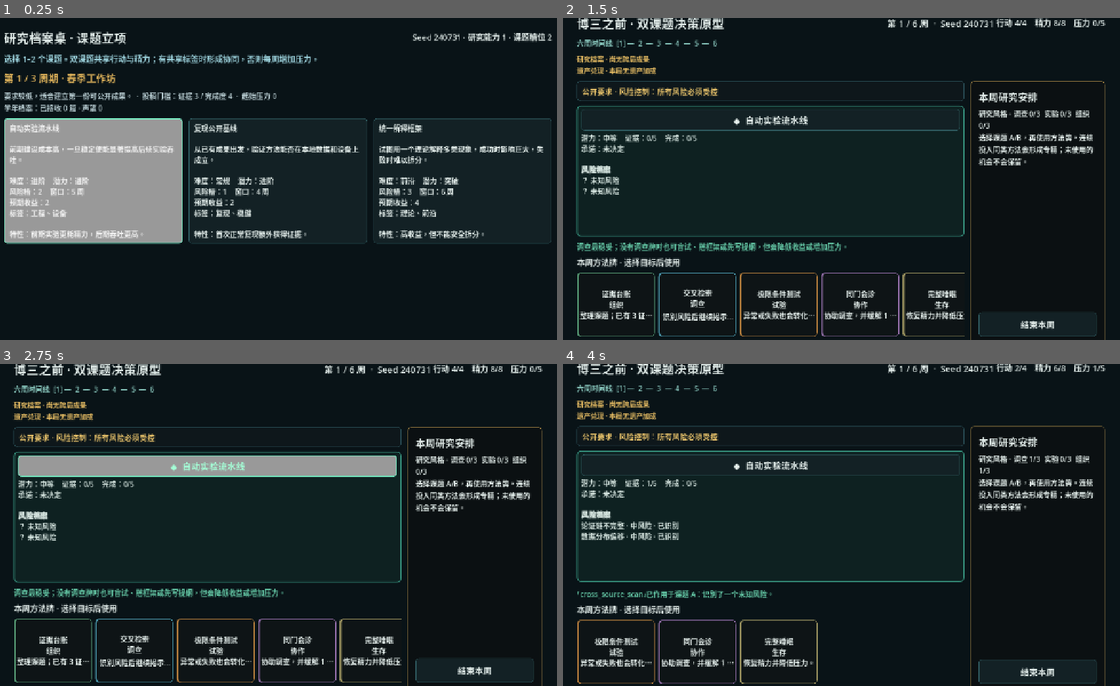
Above: before the commit, frames 1-4 (two rows, left to right).
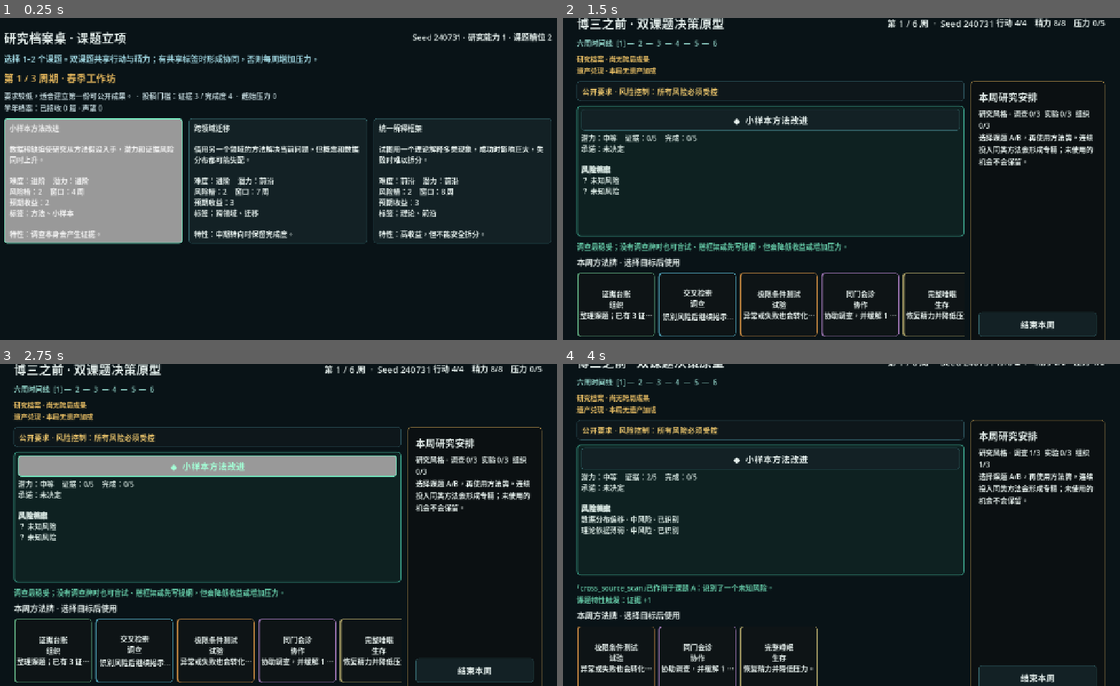
Above: after the commit, the same moments.

Repository: wangyuanjie035-creator/-test
Game: Godot game, scene res://scenes/topic_pool/dynamic_topic_entry.tscn
The game is run twice, just before and just after one commit, with the same random seed, the same clock (stepped at 60 frames per second) and the same inputs.
Inputs (mouse positions are in pixels of both pictures, inside the frame that each line leads up to):
- Up to frame 1 (0.25 s): no input
- Up to frame 2 (1.5 s): click (657, 182) at 0.5 s, where only the run before the commit has a clickable "自动实验流水线 前期建设成本高，一旦稳定便能显著提高后续实…"; click "开始研究周期（1 个课题）" at 1.25 s
- Up to frame 3 (2.75 s): click "◆ 自动实验流水线" (after the commit: "◆ 小样本方法改进") at 2 s
- Up to frame 4 (4 s): click "证据台账 组织 整理课题；已有 3 证据时额外获得 1 完…" at 2.75 s; click "交叉检索 调查 识别风险后继续揭示另一个未知风险，但压力 …" at 3.5 s

The runs differ from the first frame. In frame 1, 2.1% of the frame differs, in the area x 1-83%, y 32-69%; in frame 2, 0.2%; in frame 3, 0.1%; in frame 4, 15%, in the area x 2-98%, y 0-100%.

Commit message:
feat: enforce topic generation compatibility

Diff:
--- a/data/topic_pool/archetypes/automatic_pipeline.tres
+++ b/data/topic_pool/archetypes/automatic_pipeline.tres
@@ -25,3 +25,4 @@
 risk_pool = Array[Resource]([ExtResource("2"), ExtResource("3"), ExtResource("4"), ExtResource("5")])
 generation_tags = PackedStringArray("engineering", "existing_data", "technical_risk", "reproducibility_risk", "long_horizon")
 required_method_routes = PackedStringArray("experiment>organization", "investigation>experiment")
+allowed_risk_kinds = PackedInt32Array(1, 2, 3)
--- a/data/topic_pool/archetypes/baseline_reproduction.tres
+++ b/data/topic_pool/archetypes/baseline_reproduction.tres
@@ -25,4 +25,5 @@
 risk_pool = Array[Resource]([ExtResource("2"), ExtResource("3"), ExtResource("4"), ExtResource("5")])
 generation_tags = PackedStringArray("empirical", "existing_data", "reproducibility_risk", "stable_window")
 required_method_routes = PackedStringArray("investigation>experiment", "organization>experiment")
+allowed_risk_kinds = PackedInt32Array(1, 2, 3)
 safe_fallback = true
--- a/data/topic_pool/archetypes/cross_domain_transfer.tres
+++ b/data/topic_pool/archetypes/cross_domain_transfer.tres
@@ -26,3 +26,4 @@
 generation_tags = PackedStringArray("theory", "simulation", "theory_risk", "expression_risk", "long_horizon")
 forbidden_context_tags = PackedStringArray("wet_lab_only")
 required_method_routes = PackedStringArray("investigation>writing", "organization>writing")
+allowed_risk_kinds = PackedInt32Array(0, 1, 3)
--- a/data/topic_pool/archetypes/data_cleanup_study.tres
+++ b/data/topic_pool/archetypes/data_cleanup_study.tres
@@ -25,4 +25,5 @@
 risk_pool = Array[Resource]([ExtResource("2"), ExtResource("3"), ExtResource("4"), ExtResource("5")])
 generation_tags = PackedStringArray("empirical", "existing_data", "data_risk", "stable_window")
 required_method_routes = PackedStringArray("investigation>organization", "organization>writing")
+allowed_risk_kinds = PackedInt32Array(1, 2, 3)
 safe_fallback = true
--- a/data/topic_pool/archetypes/multimodal_fusion.tres
+++ b/data/topic_pool/archetypes/multimodal_fusion.tres
@@ -25,3 +25,4 @@
 risk_pool = Array[Resource]([ExtResource("2"), ExtResource("3"), ExtResource("4"), ExtResource("5")])
 generation_tags = PackedStringArray("synthesis", "multi_source", "data_risk", "technical_risk", "long_horizon")
 required_method_routes = PackedStringArray("investigation>organization", "collaboration>organization")
+allowed_risk_kinds = PackedInt32Array(0, 1, 2, 3)
--- a/data/topic_pool/archetypes/real_world_deployment.tres
+++ b/data/topic_pool/archetypes/real_world_deployment.tres
@@ -26,3 +26,4 @@
 generation_tags = PackedStringArray("exploratory", "new_collection", "technical_risk", "competition_risk", "long_horizon")
 requires_context_tags = PackedStringArray("advanced_equipment")
 required_method_routes = PackedStringArray("investigation>experiment", "collaboration>experiment")
+allowed_risk_kinds = PackedInt32Array(1, 2, 3)
--- a/data/topic_pool/archetypes/small_sample_method.tres
+++ b/data/topic_pool/archetypes/small_sample_method.tres
@@ -25,3 +25,4 @@
 risk_pool = Array[Resource]([ExtResource("2"), ExtResource("3"), ExtResource("4"), ExtResource("5")])
 generation_tags = PackedStringArray("exploratory", "scarce_data", "data_risk", "stable_window")
 required_method_routes = PackedStringArray("investigation>organization", "collaboration>experiment")
+allowed_risk_kinds = PackedInt32Array(0, 1, 3)
--- a/data/topic_pool/archetypes/theory_unification.tres
+++ b/data/topic_pool/archetypes/theory_unification.tres
@@ -26,3 +26,4 @@
 generation_tags = PackedStringArray("theory", "simulation", "theory_risk", "expression_risk", "long_horizon")
 forbidden_context_tags = PackedStringArray("wet_lab_only")
 required_method_routes = PackedStringArray("investigation>writing", "organization>writing")
+allowed_risk_kinds = PackedInt32Array(0, 3)
--- /dev/null
+++ b/scripts/tools/validate_topic_generation_compatibility.gd
@@ -0,0 +1,98 @@
+extends SceneTree
+
+const CATALOG: ResearchTopicCatalog = preload(
+	"res://data/topic_pool/starter_topic_catalog.tres"
+)
+
+
+func _initialize() -> void:
+	if not CATALOG.is_valid_catalog():
+		_fail("Topic catalog compatibility metadata is invalid.")
+		return
+	if not _validate_opening_candidates():
+		return
+	if not _validate_context_filter():
+		return
+	if not _validate_method_route_filter():
+		return
+	if not _validate_late_unlock():
+		return
+	print("TOPIC_GENERATION_COMPATIBILITY: PASS")
+	quit(0)
+
+
+func _validate_opening_candidates() -> bool:
+	for run_seed: int in [240731, 1784352143, 90177, 44021]:
+		var generator: ResearchTopicGenerator = _new_generator(run_seed, 0)
+		var candidates: Array[ResearchTopicCandidate] = generator.generate_candidates(3)
+		if candidates.size() != 3:
+			return _fail("Opening generation did not return three legal candidates.")
+		for candidate: ResearchTopicCandidate in candidates:
+			if candidate.archetype.minimum_growth_rank > 0:
+				return _fail("Opening generation bypassed growth rank.")
+			if not _candidate_risks_are_compatible(candidate):
+				return _fail("Opening generation produced an incompatible risk.")
+			if candidate.archetype.required_method_routes.size() < 2:
+				return _fail("Candidate has fewer than two declared routes.")
+	return true
+
+
+func _validate_context_filter() -> bool:
+	var generator: ResearchTopicGenerator = _new_generator(240731, 1)
+	generator.configure_context(PackedStringArray(["wet_lab_only"]))
+	var candidates: Array[ResearchTopicCandidate] = generator.generate_candidates(5)
+	for candidate: ResearchTopicCandidate in candidates:
+		if candidate.archetype.forbidden_context_tags.has("wet_lab_only"):
+			return _fail("Forbidden context did not filter a theory-only topic.")
+	return true
+
+
+func _validate_method_route_filter() -> bool:
+	var generator: ResearchTopicGenerator = _new_generator(240731, 0)
+	generator.configure_context(
+		PackedStringArray(),
+		PackedStringArray(["investigation", "experiment"])
+	)
+	var candidates: Array[ResearchTopicCandidate] = generator.generate_candidates(3)
+	if not candidates.is_empty():
+		return _fail("Generator accepted topics without two available method routes.")
+	if generator.generation_diagnostics.is_empty():
+		return _fail("Rejected generation did not produce diagnostics.")
+	return true
+
+
+func _validate_late_unlock() -> bool:
+	var deployment_seen: bool = false
+	for seed_offset: int in range(40):
+		var generator: ResearchTopicGenerator = _new_generator(7000 + seed_offset, 2)
+		generator.configure_context(PackedStringArray(["advanced_equipment"]))
+		for candidate: ResearchTopicCandidate in generator.generate_candidates(5):
+			if candidate.archetype.id == &"real_world_deployment":
+				deployment_seen = true
+				break
+		if deployment_seen:
+			break
+	if not deployment_seen:
+		return _fail("Late growth never unlocked the advanced equipment topic.")
+	return true
+
+
+func _candidate_risks_are_compatible(candidate: ResearchTopicCandidate) -> bool:
+	for risk: DualTopicRiskDefinition in candidate.risks:
+		if not candidate.archetype.allowed_risk_kinds.has(int(risk.kind)):
+			return false
+	return true
+
+
+func _new_generator(run_seed: int, growth_rank: int) -> ResearchTopicGenerator:
+	var generator := ResearchTopicGenerator.new()
+	var typed_archetypes: Array[ResearchTopicArchetype] = []
+	typed_archetypes.assign(CATALOG.archetypes)
+	assert(generator.setup(run_seed, growth_rank, typed_archetypes))
+	return generator
+
+
+func _fail(message: String) -> bool:
+	push_error(message)
+	quit(1)
+	return false
--- a/scripts/topic_pool/data/research_topic_archetype.gd
+++ b/scripts/topic_pool/data/research_topic_archetype.gd
@@ -33,6 +33,7 @@
 @export var requires_context_tags: PackedStringArray = []
 @export var forbidden_context_tags: PackedStringArray = []
 @export var required_method_routes: PackedStringArray = []
+@export var allowed_risk_kinds: PackedInt32Array = []
 @export var safe_fallback: bool = false
 
 
@@ -52,4 +53,5 @@
 		and risk_pool.size() >= base_risk_count
 		and not generation_tags.is_empty()
 		and required_method_routes.size() >= 2
+		and allowed_risk_kinds.size() >= base_risk_count
 	)
--- a/scripts/topic_pool/model/research_topic_candidate.gd
+++ b/scripts/topic_pool/model/research_topic_candidate.gd
@@ -44,4 +44,6 @@
 		"deadline_weeks": deadline_weeks,
 		"risk_ids": risk_ids,
 		"special_rule": special_rule,
+		"generation_tags": archetype.generation_tags,
+		"required_method_routes": archetype.required_method_routes,
 	}
--- a/scripts/topic_pool/model/research_topic_generator.gd
+++ b/scripts/topic_pool/model/research_topic_generator.gd
@@ -3,10 +3,15 @@
 
 const MIN_CANDIDATES := 3
 const MAX_CANDIDATES := 5
+const MAX_GENERATION_ATTEMPTS := 20
 
 var seed: int = 1
 var growth_rank: int = 0
 var archetypes: Array[ResearchTopicArchetype] = []
+var context_tags: PackedStringArray = []
+var available_method_categories: PackedStringArray = []
+var generation_diagnostics: Array[String] = []
+var fallback_count: int = 0
 var _rng: RandomNumberGenerator = RandomNumberGenerator.new()
 
 
@@ -25,31 +30,117 @@
 	seed = maxi(1, run_seed)
 	growth_rank = clampi(player_growth_rank, 0, 3)
 	archetypes = source_archetypes.duplicate()
+	context_tags = []
+	available_method_categories = _default_method_categories()
+	generation_diagnostics.clear()
+	fallback_count = 0
 	_rng.seed = seed
 	return true
 
 
+func configure_context(
+	current_context_tags: PackedStringArray,
+	current_method_categories: PackedStringArray = []
+) -> void:
+	context_tags = current_context_tags.duplicate()
+	available_method_categories = (
+		_default_method_categories()
+		if current_method_categories.is_empty()
+		else current_method_categories.duplicate()
+	)
+
+
 func generate_candidates(requested_count: int = 0) -> Array[ResearchTopicCandidate]:
+	generation_diagnostics.clear()
+	fallback_count = 0
 	var count: int = requested_count
 	if count <= 0:
 		count = _rng.randi_range(MIN_CANDIDATES, MAX_CANDIDATES)
-	count = clampi(count, MIN_CANDIDATES, mini(MAX_CANDIDATES, archetypes.size()))
-	var pool: Array[ResearchTopicArchetype] = archetypes.duplicate()
+	count = clampi(count, MIN_CANDIDATES, MAX_CANDIDATES)
+	var pool: Array[ResearchTopicArchetype] = _eligible_archetypes()
+	if pool.size() < count:
+		generation_diagnostics.append(
+			"eligible_pool_too_small:%d/%d" % [pool.size(), count]
+		)
+		count = pool.size()
 	var generated: Array[ResearchTopicCandidate] = []
 	for index: int in range(count):
+		var candidate: ResearchTopicCandidate = _try_create_candidate(pool, index)
+		if candidate == null:
+			candidate = _create_safe_fallback(index, generated)
+		if candidate == null:
+			generation_diagnostics.append("candidate_generation_failed:%d" % index)
+			break
+		generated.append(candidate)
+		_remove_archetype(pool, candidate.archetype)
+	return generated
+
+
+func _try_create_candidate(
+	pool: Array[ResearchTopicArchetype],
+	index: int
+) -> ResearchTopicCandidate:
+	for attempt: int in range(MAX_GENERATION_ATTEMPTS):
 		var chosen_index: int = _choose_weighted_index(pool)
 		if chosen_index < 0:
-			break
-		var archetype: ResearchTopicArchetype = pool.pop_at(chosen_index)
-		generated.append(_create_candidate(archetype, index))
-	return generated
+			return null
+		var archetype: ResearchTopicArchetype = pool[chosen_index]
+		var candidate: ResearchTopicCandidate = _create_candidate(archetype, index)
+		var rejection: String = _candidate_rejection_reason(candidate)
+		if rejection.is_empty():
+			return candidate
+		generation_diagnostics.append(
+			"rejected:%s:attempt_%d:%s" % [archetype.id, attempt + 1, rejection]
+		)
+	return null
+
+
+func _eligible_archetypes() -> Array[ResearchTopicArchetype]:
+	var eligible: Array[ResearchTopicArchetype] = []
+	for archetype: ResearchTopicArchetype in archetypes:
+		var rejection: String = _archetype_rejection_reason(archetype)
+		if rejection.is_empty():
+			eligible.append(archetype)
+		else:
+			generation_diagnostics.append("filtered:%s:%s" % [archetype.id, rejection])
+	return eligible
+
+
+func _archetype_rejection_reason(archetype: ResearchTopicArchetype) -> String:
+	if growth_rank < archetype.minimum_growth_rank:
+		return "growth_rank"
+	for required_tag: String in archetype.requires_context_tags:
+		if not context_tags.has(required_tag):
+			return "missing_context:%s" % required_tag
+	for forbidden_tag: String in archetype.forbidden_context_tags:
+		if context_tags.has(forbidden_tag):
+			return "forbidden_context:%s" % forbidden_tag
+	if _available_route_count(archetype) < 2:
+		return "insufficient_method_routes"
+	return ""
+
+
+func _available_route_count(archetype: ResearchTopicArchetype) -> int:
+	var count: int = 0
+	for route: String in archetype.required_method_routes:
+		var route_available: bool = true
+		for category: String in route.split(">"):
+			if not available_method_categories.has(category):
+				route_available = false
+				break
+		if route_available:
+			count += 1
+	return count
 
 
 func _choose_weighted_index(pool: Array[ResearchTopicArchetype]) -> int:
 	var total_weight: int = 0
 	var weights: Array[int] = []
 	for archetype: ResearchTopicArchetype in pool:
-		var weight: int = _get_difficulty_weight(archetype.difficulty_tier)
+		var weight: int = (
+			_get_difficulty_weight(archetype.difficulty_tier)
+			* archetype.generation_weight
+		)
 		weights.append(weight)
 		total_weight += weight
 	if total_weight <= 0:
@@ -87,11 +178,14 @@
 		archetype.min_deadline_weeks,
 		archetype.max_deadline_weeks
 	)
+	var risk_pool: Array[DualTopicRiskDefinition] = []
+	for risk: DualTopicRiskDefinition in archetype.risk_pool:
+		if archetype.allowed_risk_kinds.has(int(risk.kind)):
+			risk_pool.append(risk)
 	var risk_count: int = mini(
-		archetype.risk_pool.size(),
+		risk_pool.size(),
 		archetype.base_risk_count + (1 if candidate_potential >= 3 else 0)
 	)
-	var risk_pool: Array[DualTopicRiskDefinition] = archetype.risk_pool.duplicate()
 	_shuffle_risks(risk_pool)
 	var selected_risks: Array[DualTopicRiskDefinition] = []
 	for risk_index: int in range(risk_count):
@@ -108,6 +202,65 @@
 	return candidate
 
 
+func _candidate_rejection_reason(candidate: ResearchTopicCandidate) -> String:
+	if candidate == null or candidate.archetype == null:
+		return "invalid_candidate"
+	if candidate.risks.size() < candidate.archetype.base_risk_count:
+		return "insufficient_compatible_risks"
+	for risk: DualTopicRiskDefinition in candidate.risks:
+		if not candidate.archetype.allowed_risk_kinds.has(int(risk.kind)):
+			return "incompatible_risk:%s" % risk.id
+	if _available_route_count(candidate.archetype) < 2:
+		return "insufficient_method_routes"
+	if candidate.deadline_weeks < 3 or candidate.deadline_weeks > 8:
+		return "invalid_deadline"
+	return ""
+
+
+func _create_safe_fallback(
+	index: int,
+	generated: Array[ResearchTopicCandidate]
+) -> ResearchTopicCandidate:
+	for archetype: ResearchTopicArchetype in archetypes:
+		if not archetype.safe_fallback:
+			continue
+		if not _archetype_rejection_reason(archetype).is_empty():
+			continue
+		var already_used: bool = false
+		for candidate: ResearchTopicCandidate in generated:
+			if candidate.archetype == archetype:
+				already_used = true
+				break
+		if already_used:
+			continue
+		var candidate: ResearchTopicCandidate = _create_candidate(archetype, index)
+		if _candidate_rejection_reason(candidate).is_empty():
+			fallback_count += 1
+			generation_diagnostics.append("safe_fallback:%s" % archetype.id)
+			return candidate
+	return null
+
+
+func _remove_archetype(
+	pool: Array[ResearchTopicArchetype],
+	archetype: ResearchTopicArchetype
+) -> void:
+	var index: int = pool.find(archetype)
+	if index >= 0:
+		pool.remove_at(index)
+
+
+func _default_method_categories() -> PackedStringArray:
+	return PackedStringArray([
+		"investigation",
+		"experiment",
+		"organization",
+		"writing",
+		"collaboration",
+		"survival",
+	])
+
+
 func _shuffle_risks(pool: Array[DualTopicRiskDefinition]) -> void:
 	for index: int in range(pool.size() - 1, 0, -1):
 		var swap_index: int = _rng.randi_range(0, index)
